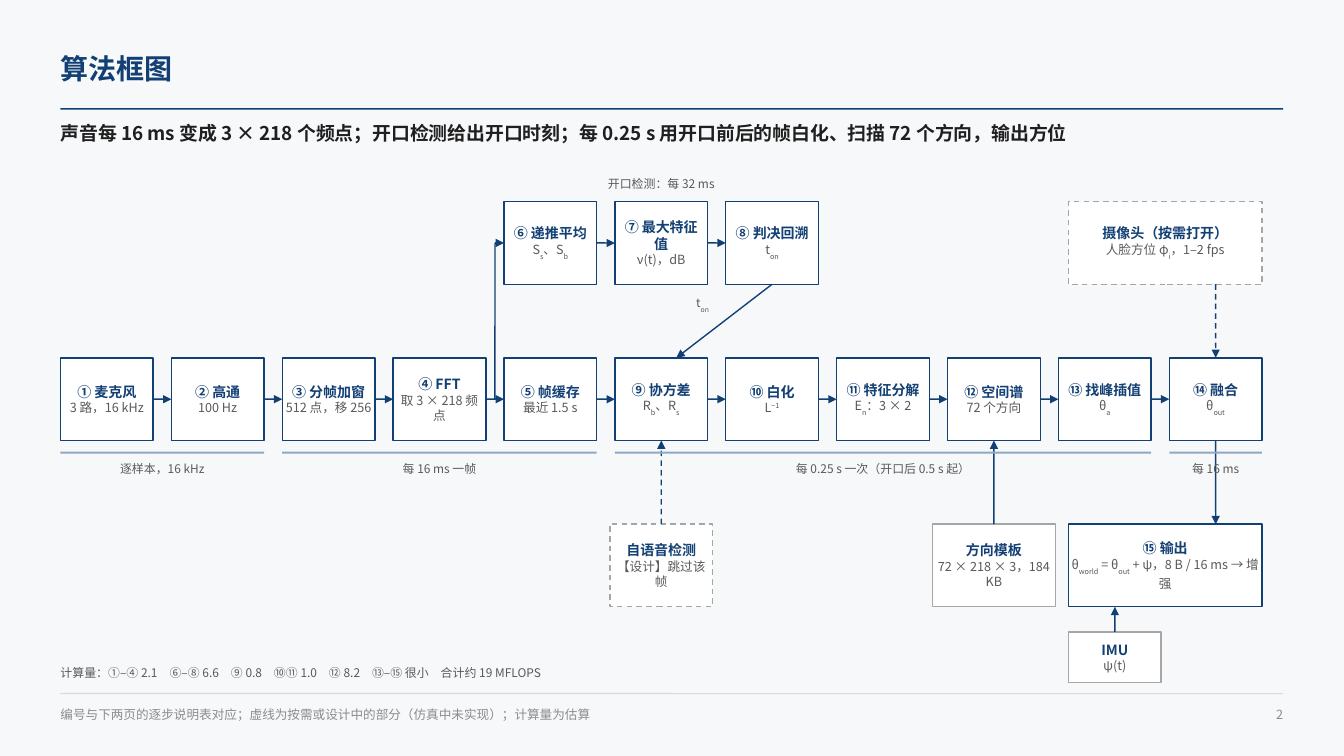
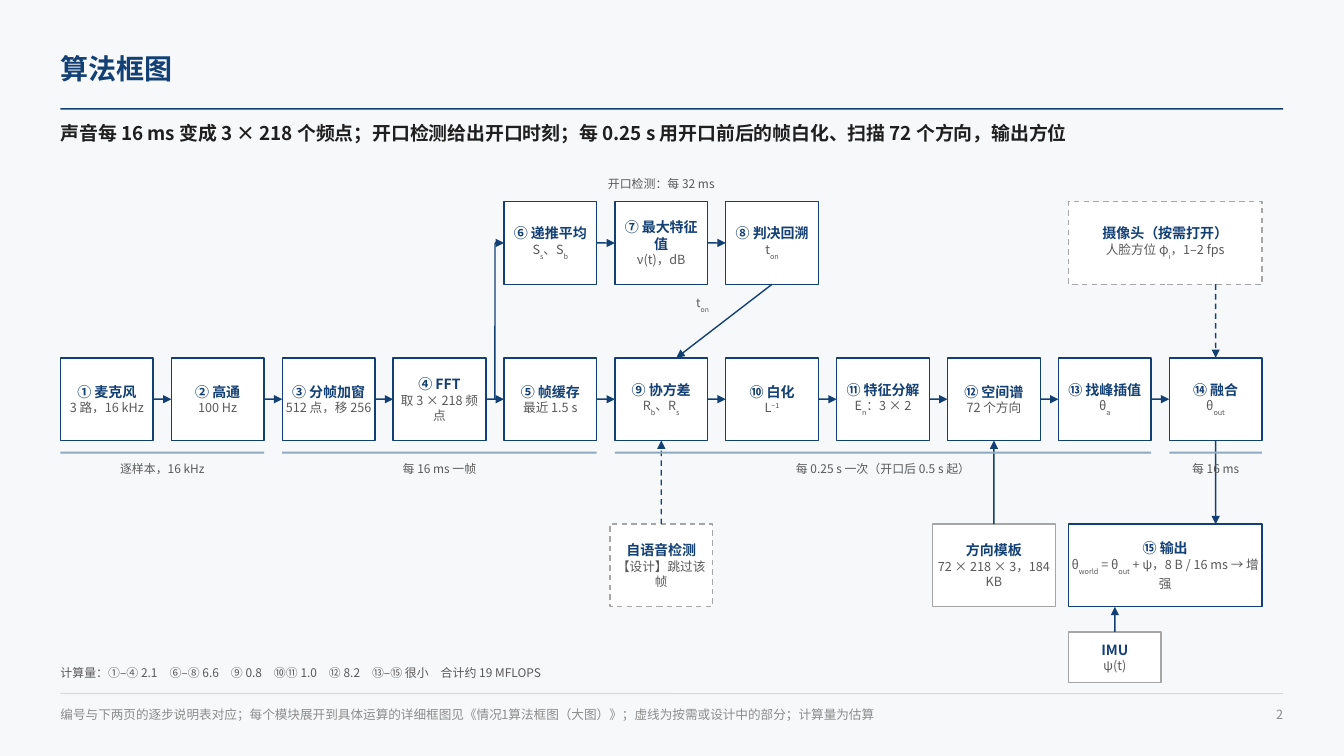
Before and after one commit to ZeroFoxxi/ssl-scene1, a slide deck: slide 2 of 02_耳机声源定位/耳机声源定位_情况1算法实现.pptx. Drawn at 1344x756 pixels with LibreOffice and Linux fonts; fonts in the diff are those of the drawing. Boxes give left, top, right and bottom in pixels: in the first picture for what was removed or moved away, otherwise in the second. Text is boxed around its words. In the diff, an @@ line names an element or a change of style, - is before the commit and + after.

```diff
--- a/02_耳机声源定位/耳机声源定位_情况1算法实现.pptx
+++ b/02_耳机声源定位/耳机声源定位_情况1算法实现.pptx
@@ text at <box>60,708,874,721</box>: text changed @@
-编号与下两页的逐步说明表对应；虚线为按需或设计中的部分（仿真中未实现）；计算量为估算
+编号与下两页的逐步说明表对应；每个模块展开到具体运算的详细框图见《情况1算法框图（大图）》；虚线为按需或设计中的部分；计算量为估算
```
Also in this commit, not shown: 7 other files.
